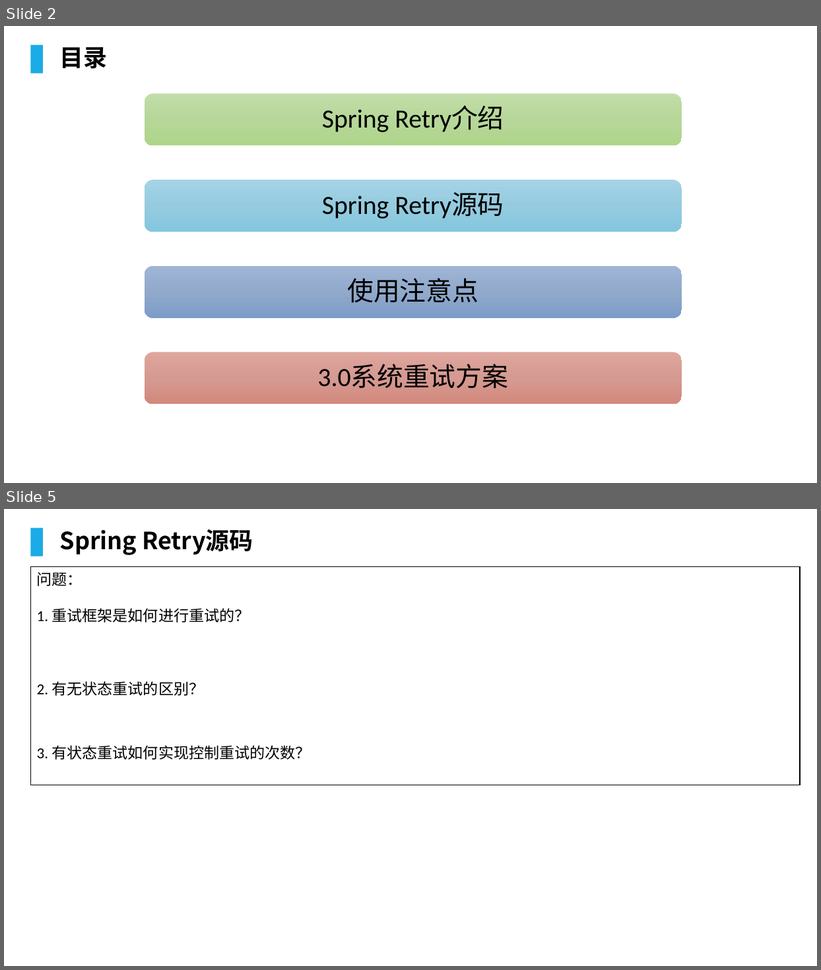
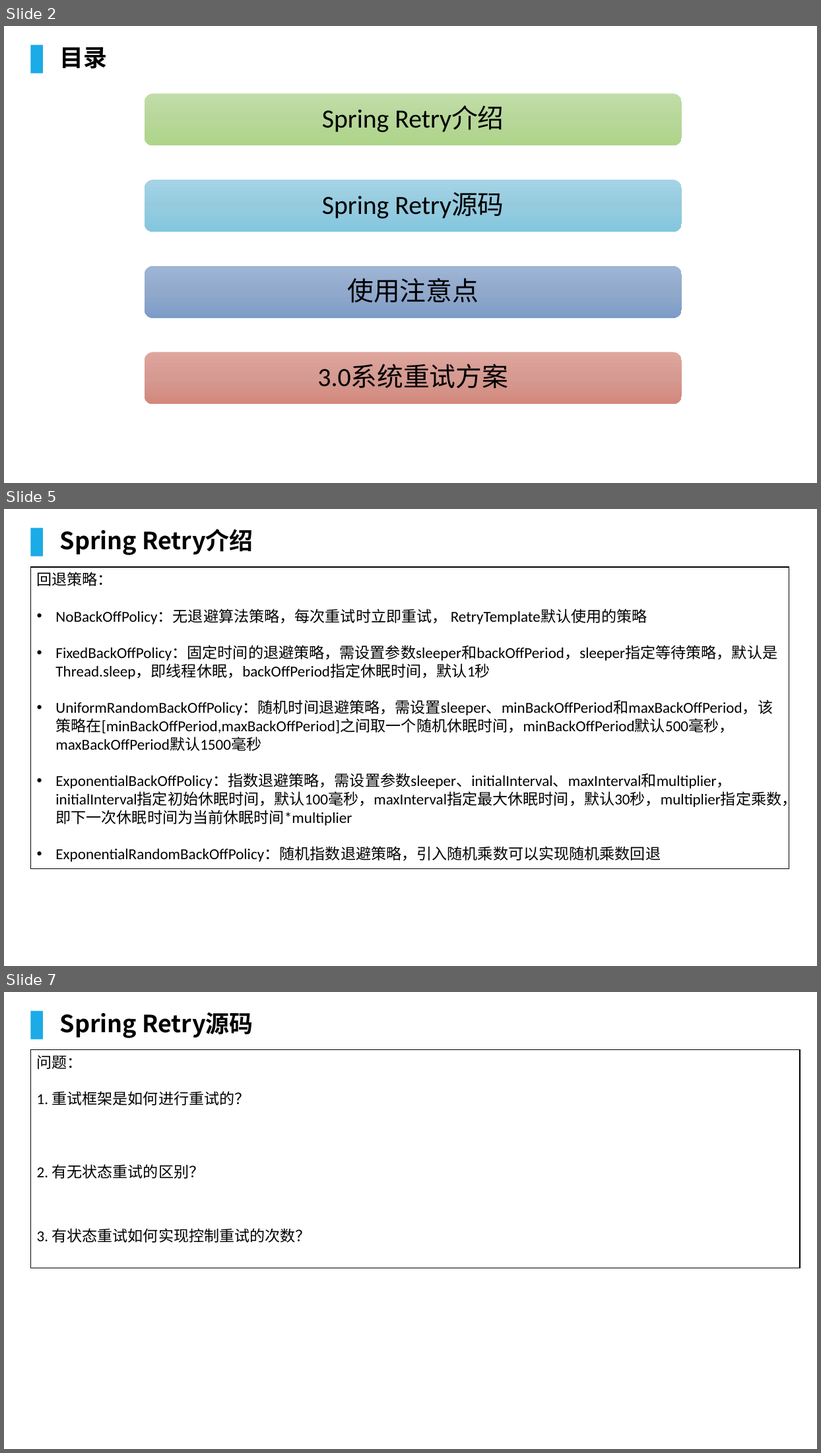
Before and after one commit to lcc929/notes, a slide deck: Spring-Retry.pptx. Shown one above the other, each under a label of ours: slides 2 and 5 before the commit, slides 2, 5 and 7 after it; the slides between them are not shown. The pictures are 821x970 and 821x1453 pixels, drawn with LibreOffice and Linux fonts; fonts in the diff are those of the drawing; background and template pictures are left out. Boxes give left, top, right and bottom in pixels: in the first picture for what was removed or moved away, otherwise in the second. Text is boxed around its words. In the diff, an @@ line names an element or a change of style, - is before the commit and + after.

```diff
--- a/Spring-Retry.pptx
+++ b/Spring-Retry.pptx
@@ slide 5 added at (4, 509, 817, 966), background picture (left out) @@
@@ rectangle added at (31, 528, 43, 556), fill #1BABE7 @@
@@ text added at (60, 529, 253, 555), 28 pt, text #000000, bold @@
+Spring Retry介绍
@@ rectangle added at (31, 567, 789, 869), outline #000000 1 pt, 18 pt, text #000000 @@
+回退策略：
+• NoBackOffPolicy：无退避算法策略，每次重试时立即重试， RetryTemplate默认使用的策略
+• FixedBackOffPolicy：固定时间的退避策略，需设置参数sleeper和backOffPeriod，sleeper指定等待策略，默认是Thread.sleep，即线程休眠，backOffPeriod指定休眠时间，默认1秒
+• UniformRandomBackOffPolicy：随机时间退避策略，需设置sleeper、minBackOffPeriod和maxBackOffPeriod，该策略在[minBackOffPeriod,maxBackOffPeriod]之间取一个随机休眠时间，minBackOffPeriod默认500毫秒，maxBackOffPeriod默认1500毫秒
+• ExponentialBackOffPolicy：指数退避策略，需设置参数sleeper、initialInterval、maxInterval和multiplier，initialInterval指定初始休眠时间，默认100毫秒，maxInterval指定最大休眠时间，默认30秒，multiplier指定乘数，即下一次休眠时间为当前休眠时间*multiplier
+• ExponentialRandomBackOffPolicy：随机指数退避策略，引入随机乘数可以实现随机乘数回退
@@ what was slide 5 is now slide 7 @@
```
Also in this commit, not shown: 4 slides changed, 1 other slide added.
